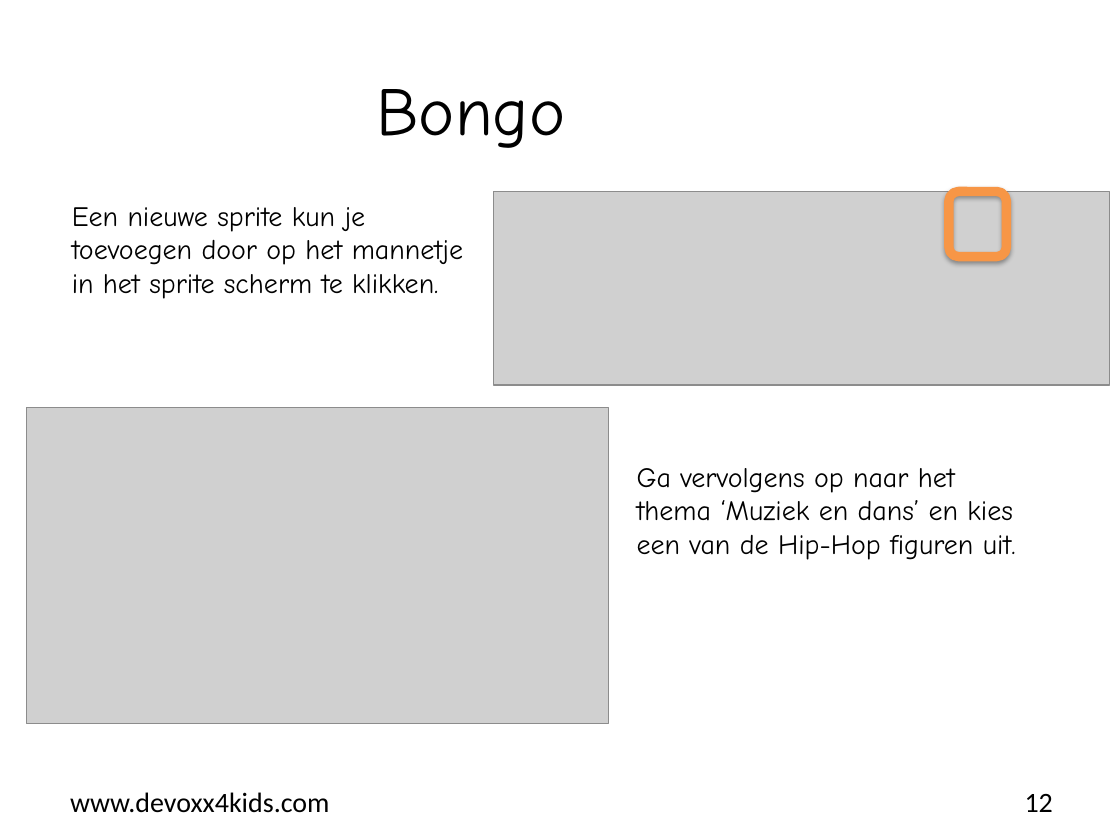
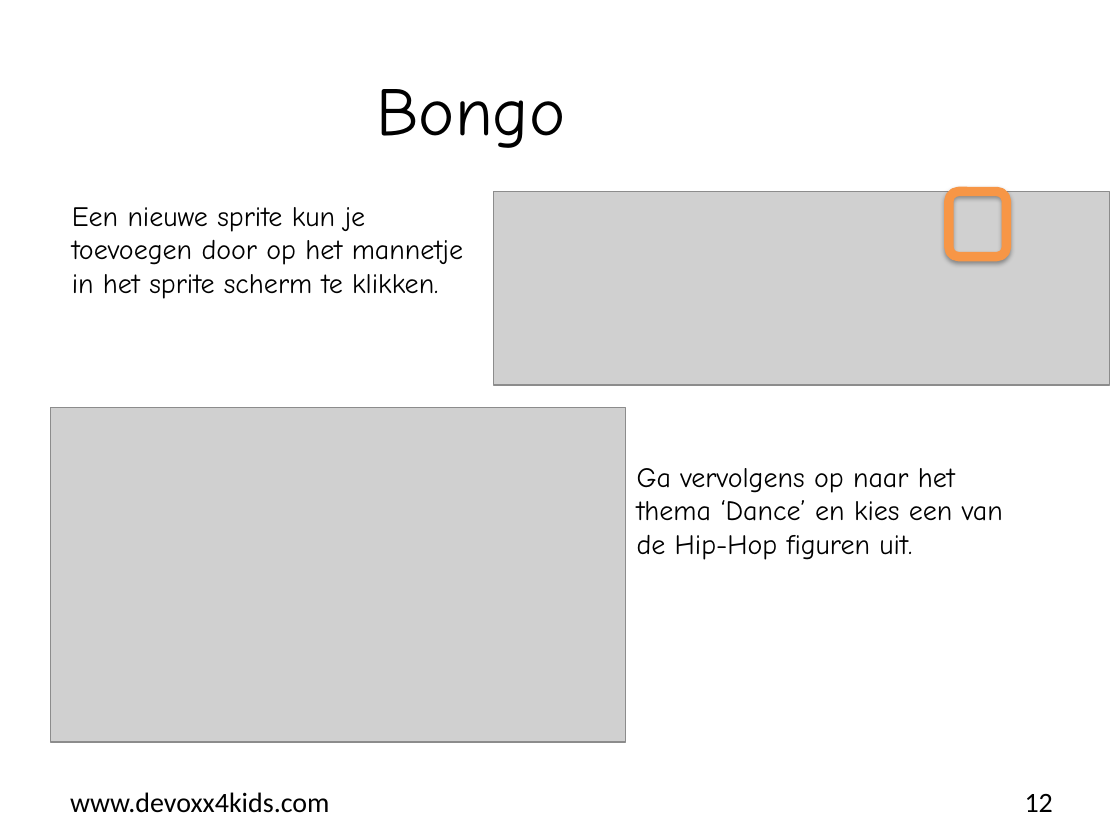
Before and after one commit to bertjan/openvalue-devoxx4kids, a slide deck: slide 12 of scratch-leapmotion/instructions/nl/Scratch-opdracht_03_Bongo.pptx. Drawn at 1120x840 pixels with LibreOffice and Linux fonts; fonts in the diff are those of the drawing; grey boxes stand for pictures; background and template pictures are left out. Boxes give left, top, right and bottom in pixels: in the first picture for what was removed or moved away, otherwise in the second. Text is boxed around its words. In the diff, an @@ line names an element or a change of style, - is before the commit and + after.

Commit message:
Changed Bongo to scratchX setup

```diff
--- a/scratch-leapmotion/instructions/nl/Scratch-opdracht_03_Bongo.pptx
+++ b/scratch-leapmotion/instructions/nl/Scratch-opdracht_03_Bongo.pptx
@@ picture: place and size @@
-picture at [27,408,609,724]
+picture at [50,408,626,743]
@@ text at [637,468,1003,560]: text changed @@
-Ga vervolgens op naar het thema ‘Muziek en dans’ en kies een van de Hip-Hop figuren uit.
+Ga vervolgens op naar het thema ‘Dance’ en kies een van de Hip-Hop figuren uit.
```
Also in this commit, not shown: 5 other slides changed, 1 other file.
